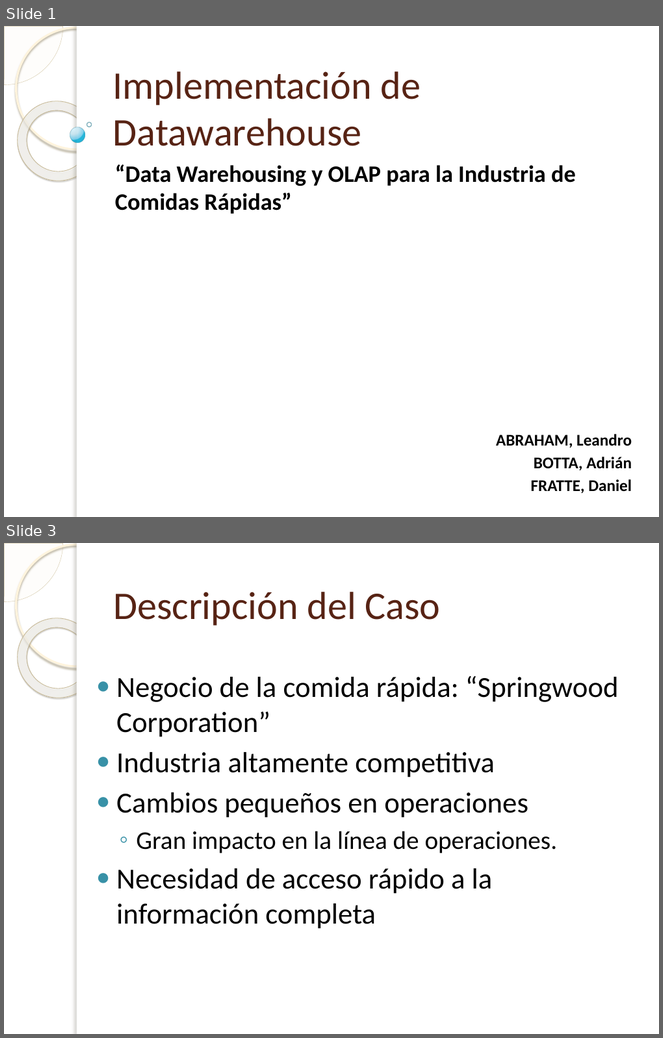
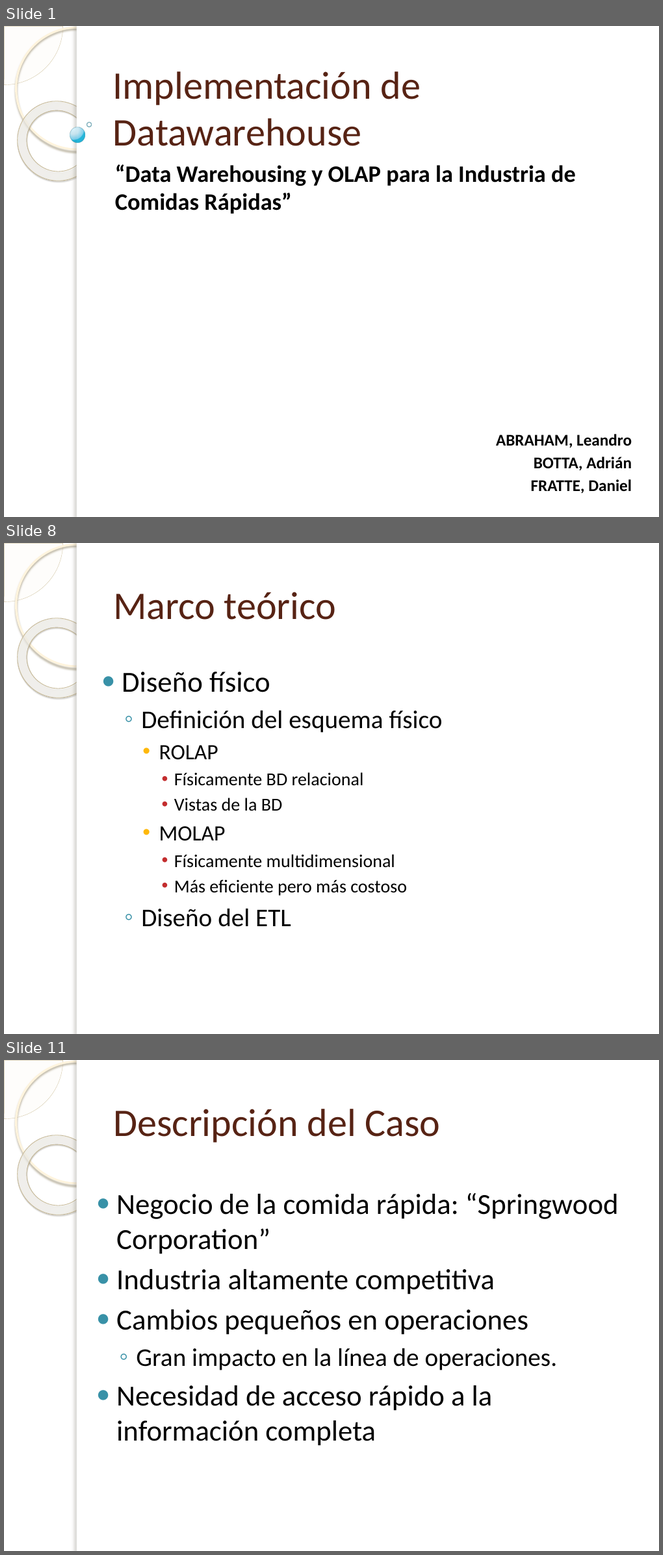
Before and after one commit to gsenergin/hydro2011, a slide deck: [SG2]/Informe FINAL/Presentacion-Abraham-Botta-FratteV2.0.pptx. Shown one above the other, each under a label of ours: slides 1 and 3 before the commit, slides 1, 8 and 11 after it; the slides between them are not shown. The pictures are 663x1038 and 663x1555 pixels, drawn with LibreOffice and Linux fonts; fonts in the diff are those of the drawing; background and template pictures are left out. Boxes give left, top, right and bottom in pixels: in the first picture for what was removed or moved away, otherwise in the second. Text is boxed around its words. In the diff, an @@ line names an element or a change of style, - is before the commit and + after.

```diff
--- a/[SG2]/Informe FINAL/Presentacion-Abraham-Botta-FratteV2.0.pptx
+++ b/[SG2]/Informe FINAL/Presentacion-Abraham-Botta-FratteV2.0.pptx
@@ slide 8 added at <box>4,543,659,1034</box>, background picture (left out); not listed: 5 template elements that a slide beside it also shows @@
@@ title added at <box>113,592,337,620</box>, 43 pt, text #572314 @@
+Marco teórico
@@ text added at <box>122,672,443,927</box>, 20 pt, text #000000 @@
+● Diseño físico
+  ◦ Definición del esquema físico
+    • ROLAP
+      • Físicamente BD relacional
+      • Vistas de la BD
+    • MOLAP
+      • Físicamente multidimensional
+      • Más eficiente pero más costoso
+  ◦ Diseño del ETL
@@ what was slide 3 is now slide 11 @@
```
Also in this commit, not shown: 11 slides changed, 10 other slides added, 1 other file.
